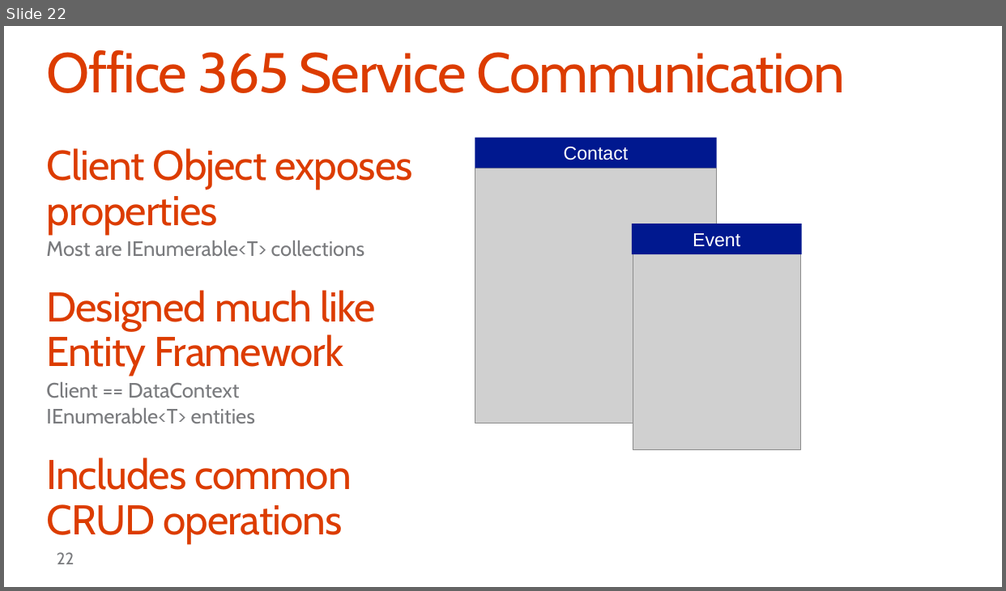
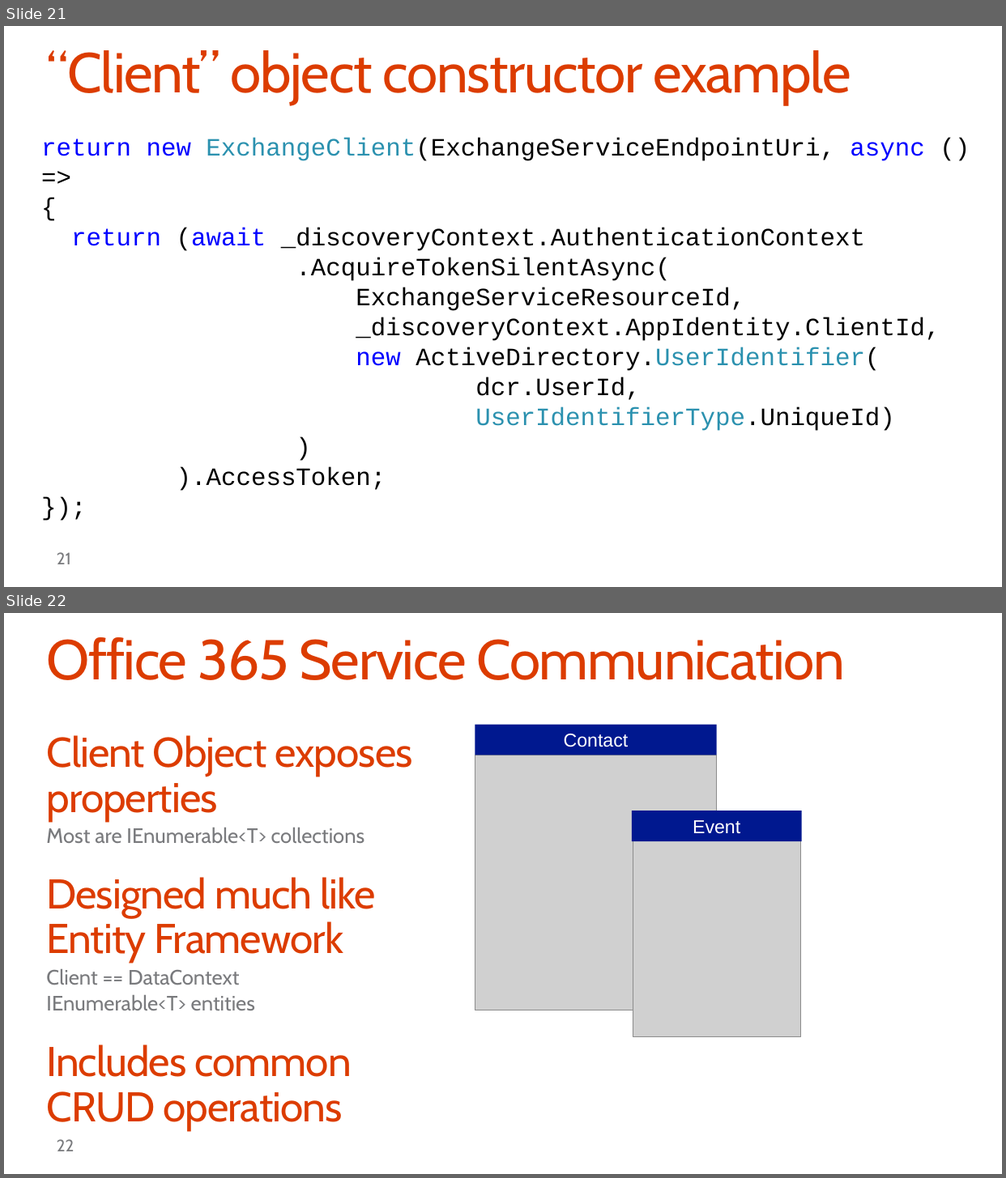
Before and after one commit to OfficeDev/TrainingContent, a slide deck: O3654-5 Deep dive into native Universal Windows App Development with Office 365 APIs/Deep Dive into native Universal App development with Office 365 APIs.pptx. Shown one above the other, each under a label of ours: slide 22 before the commit, slides 21 and 22 after it. The pictures are 1006x591 and 1006x1178 pixels, drawn with LibreOffice and Linux fonts; fonts in the diff are those of the drawing; grey boxes stand for pictures; background and template pictures are left out. Boxes give left, top, right and bottom in pixels: in the first picture for what was removed or moved away, otherwise in the second. Text is boxed around its words. In the diff, an @@ line names an element or a change of style, - is before the commit and + after.

```diff
--- a/O3654-5 Deep dive into native Universal Windows App Development with Office 365 APIs/Deep Dive into native Universal App development with Office 365 APIs.pptx
+++ b/O3654-5 Deep dive into native Universal Windows App Development with Office 365 APIs/Deep Dive into native Universal App development with Office 365 APIs.pptx
@@ slide 21 added at (4, 26, 1002, 587), background #FFFFFF @@
@@ title added at (46, 50, 851, 105), 54 pt, text #DC3C00 @@
+“Client” object constructor example
@@ text added at (41, 138, 940, 491), 24 pt, text #000000 @@
+return new ExchangeClient(ExchangeServiceEndpointUri, async () =>
+{
+return (await _discoveryContext.AuthenticationContext
+.AcquireTokenSilentAsync(
+ExchangeServiceResourceId,
+_discoveryContext.AppIdentity.ClientId,
+new ActiveDirectory.UserIdentifier(
+dcr.UserId,
+UserIdentifierType.UniqueId)
+)
+).AccessToken;
+});
@@ page number added at (57, 552, 71, 565), 16 pt, text #797A7D @@
+21
```
Also in this commit, not shown: 2 slides changed, 1 slide removed.
